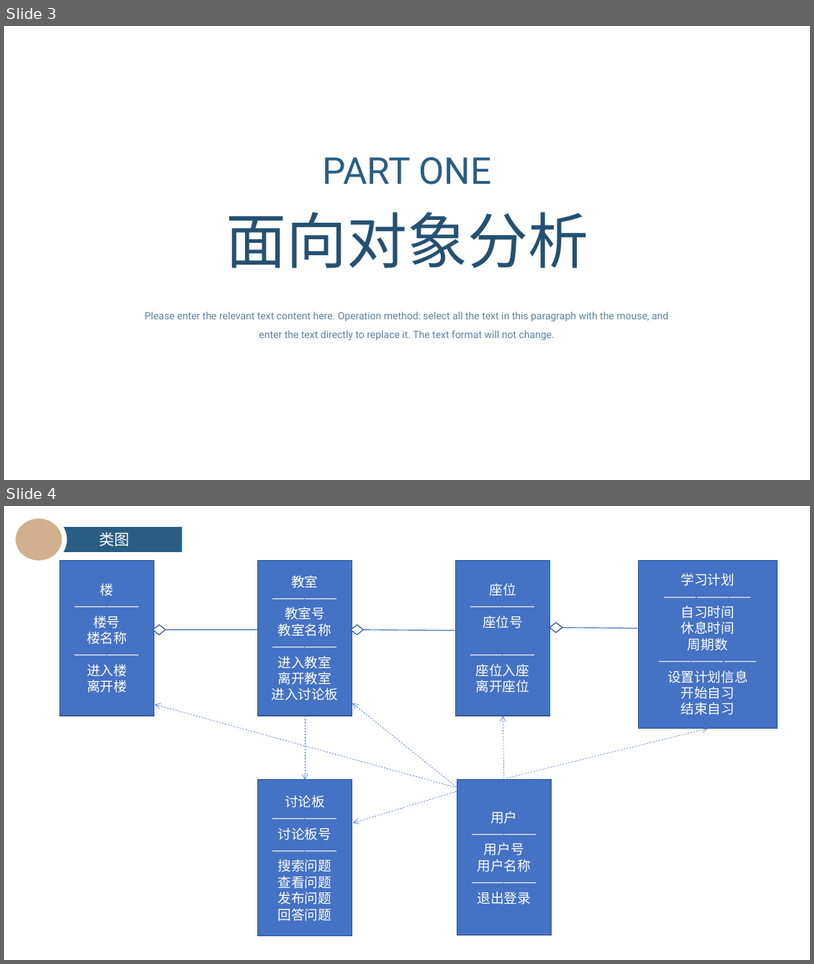
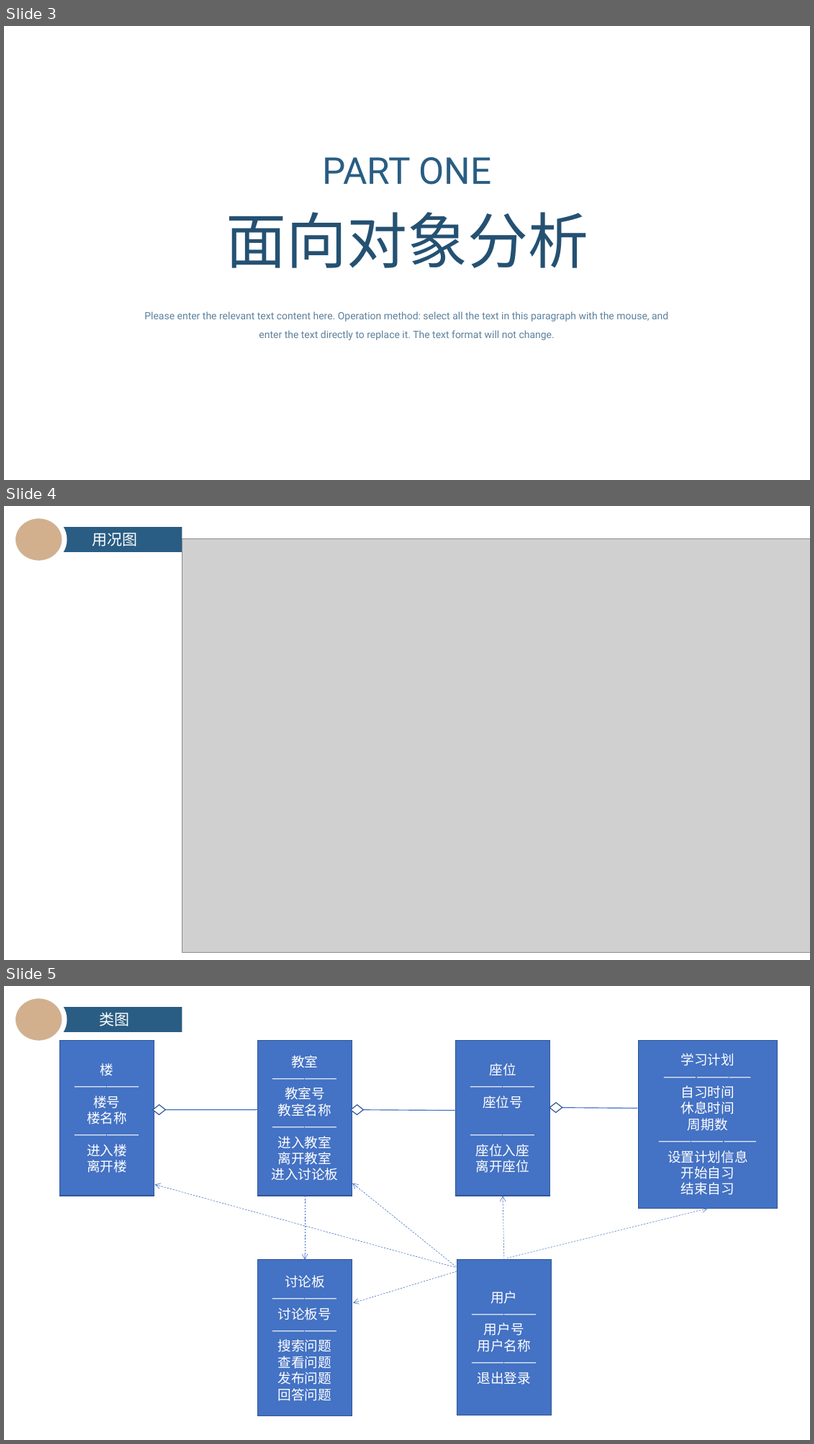
Before and after one commit to banzhijiangshan/SynStudy, a slide deck: Part2/SE2.pptx. Shown one above the other, each under a label of ours: slides 3 and 4 before the commit, slides 3, 4 and 5 after it. The pictures are 814x964 and 814x1444 pixels, drawn with LibreOffice and Linux fonts; fonts in the diff are those of the drawing; grey boxes stand for pictures; background and template pictures are left out. Boxes give left, top, right and bottom in pixels: in the first picture for what was removed or moved away, otherwise in the second. Text is boxed around its words. In the diff, an @@ line names an element or a change of style, - is before the commit and + after.

Commit message:
part2 材料

```diff
--- a/Part2/SE2.pptx
+++ b/Part2/SE2.pptx
@@ slide 4 added at (4, 506, 810, 960), background #FFFFFF @@
@@ ellipse added at (13, 516, 64, 564), fill #D2B08E, outline #FFFFFF 6 pt @@
@@ rectangle added at (47, 527, 182, 552), fill #295D83, 18 pt, text #FFFFFF @@
+用况图
@@ picture added at (182, 538, 810, 952) @@
@@ what was slide 4 is now slide 5 @@
```
